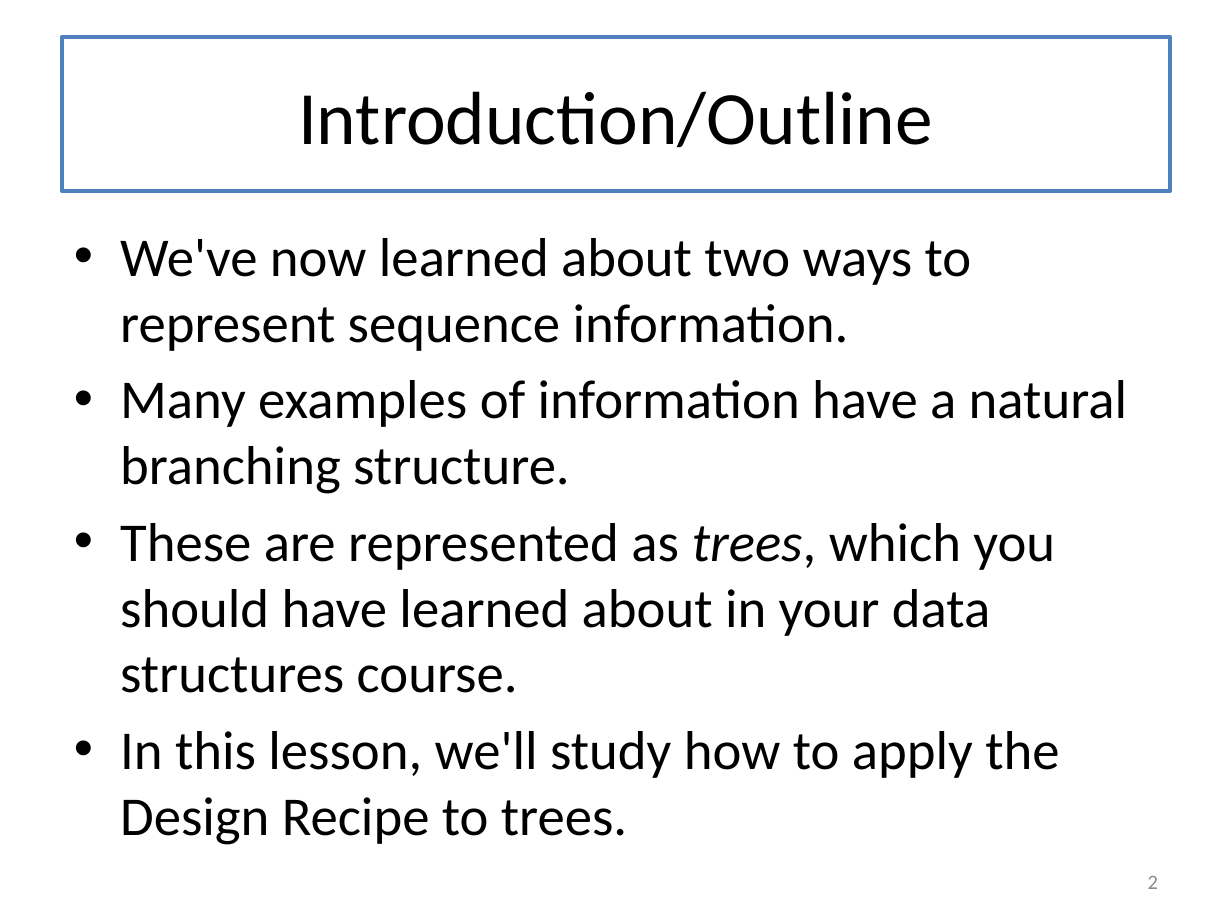
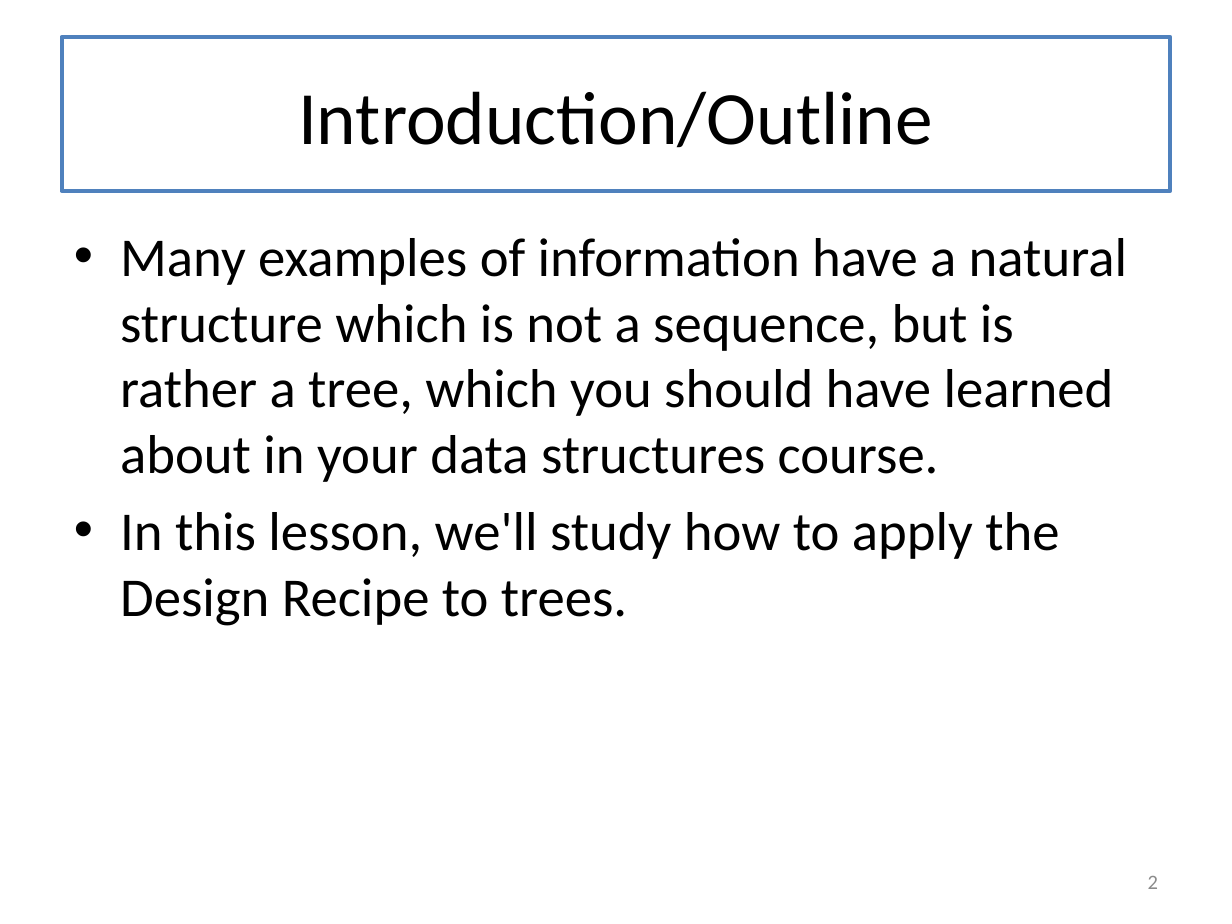
Before and after one commit to mwand/cs5010f16, a slide deck: slide 2 of Slides/Lesson 6.2 Trees.pptx. Drawn at 1232x924 pixels with LibreOffice and Linux fonts; fonts in the diff are those of the drawing. Boxes give left, top, right and bottom in pixels: in the first picture for what was removed or moved away, otherwise in the second. Text is boxed around its words. In the diff, an @@ line names an element or a change of style, - is before the commit and + after.

```diff
--- a/Slides/Lesson 6.2 Trees.pptx
+++ b/Slides/Lesson 6.2 Trees.pptx
@@ text at (120, 238, 1127, 482): text changed @@
-• We've now learned about two ways to represent sequence information.
-• Many examples of information have a natural branching structure.
-• These are represented as trees, which you should have learned about in your data structures course.
+• Many examples of information have a natural structure which is not a sequence, but is rather a tree, which you should have learned about in your data structures course.
```
Also in this commit, not shown: 1 slide added, 9 other files.
